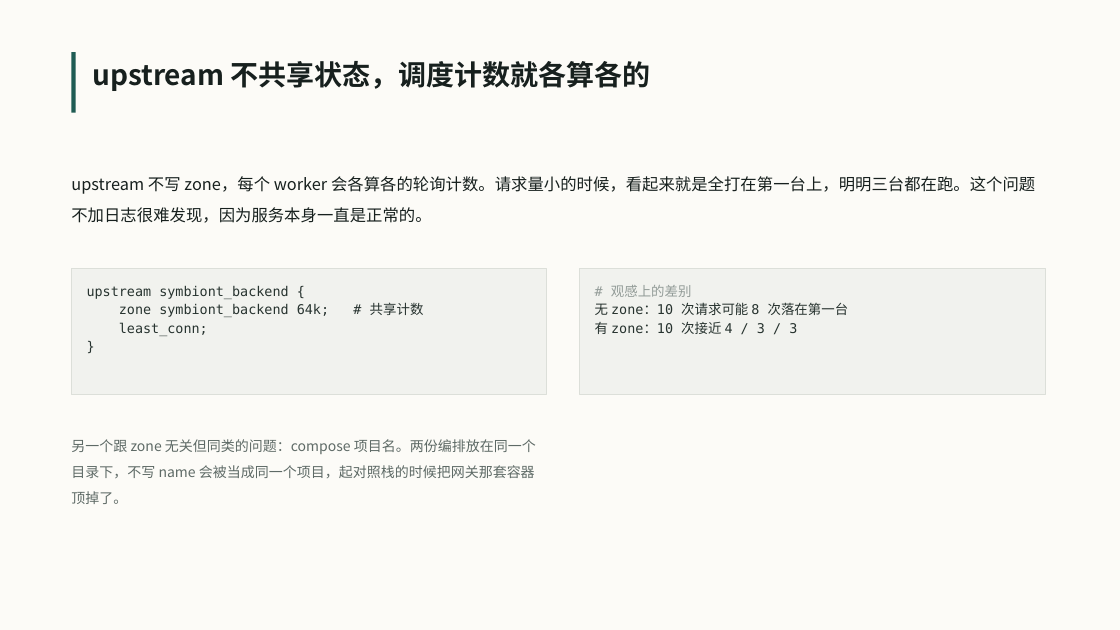
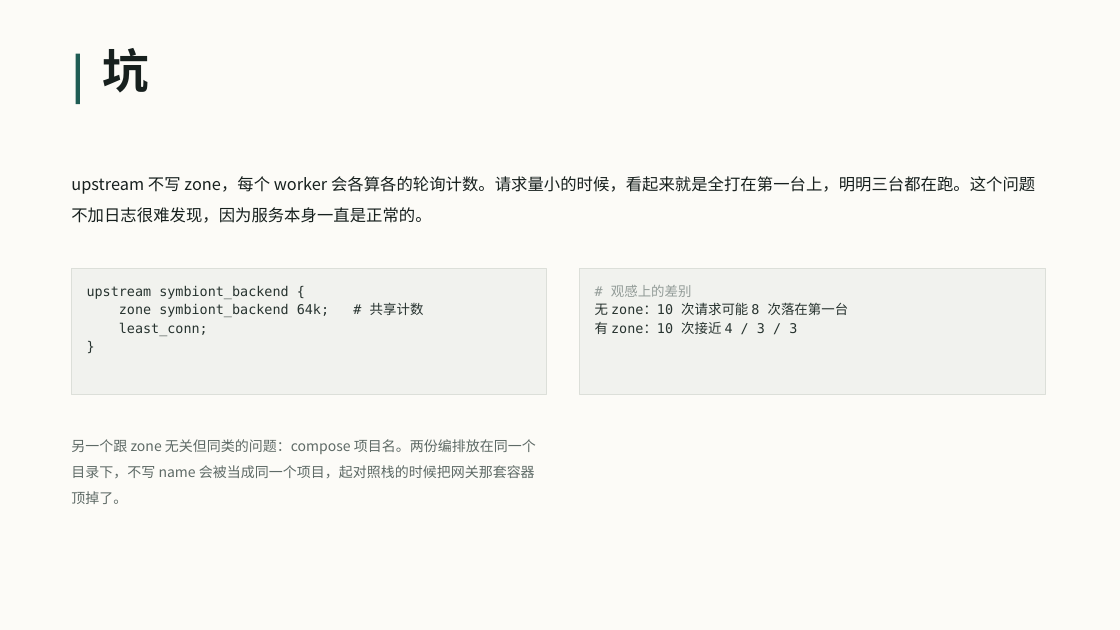
Before and after one commit to VesselPaper/symbiont, a slide deck: slide 7 of share/技术分享-应用代理与负载均衡.pptx. Drawn at 1120x630 pixels with LibreOffice and Linux fonts; fonts in the diff are those of the drawing. Boxes give left, top, right and bottom in pixels: in the first picture for what was removed or moved away, otherwise in the second. Text is boxed around its words. In the diff, an @@ line names an element or a change of style, - is before the commit and + after.

```diff
--- a/share/技术分享-应用代理与负载均衡.pptx
+++ b/share/技术分享-应用代理与负载均衡.pptx
@@ rectangle resized from (x1=71, y1=52, x2=76, y2=113) to (x1=76, y1=54, x2=80, y2=104) @@
@@ text at (x1=102, y1=48, x2=149, y2=93): text changed; size 24 to 40 pt @@
-upstream 不共享状态，调度计数就各算各的
+坑
```
Also in this commit, not shown: 17 other slides changed, 1 slide added, 1 slide removed, 2 other files.
